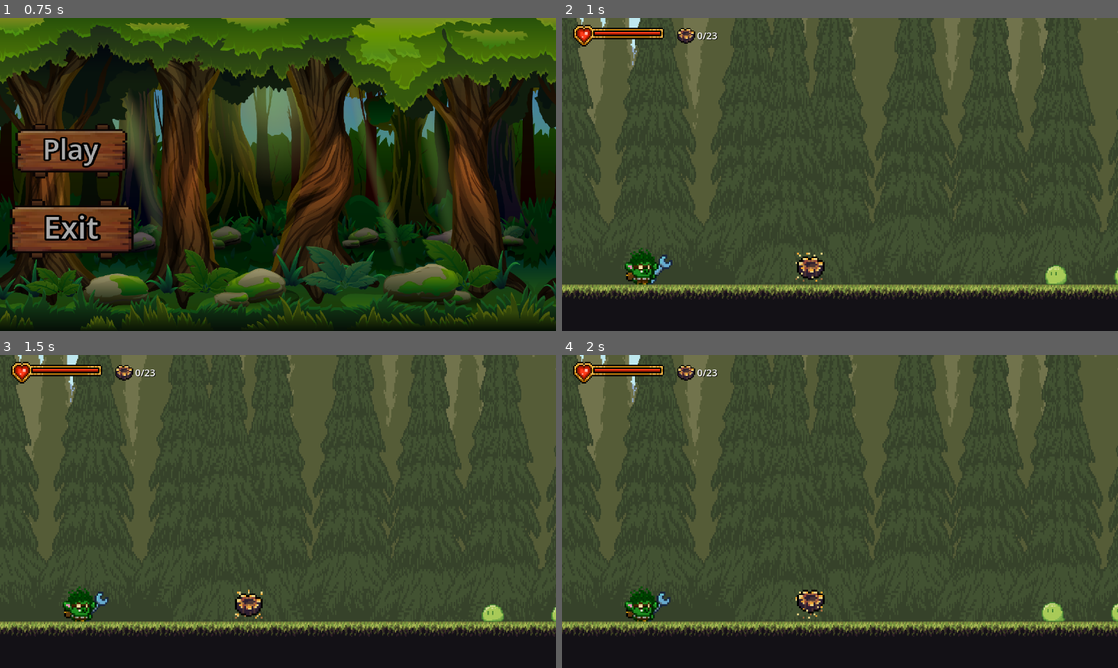
Above: before the commit, frames 1-4 (two rows, left to right).
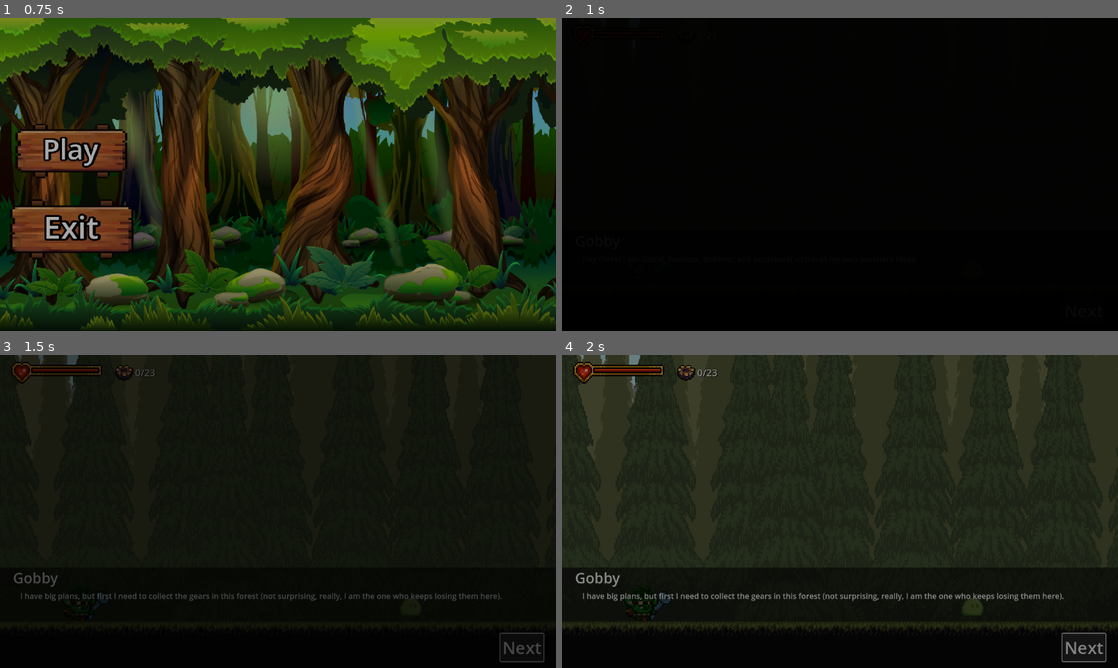
Above: after the commit, the same moments.

Repository: saha-ra-code/Gobbys-Workshop
Game: Godot game, scene res://menu.tscn
Two runs of this game, one before a commit and one after it. Both use one fixed random seed, a clock stepped at 60 frames per second and the inputs below.
Inputs (mouse positions are in pixels of both pictures, inside the frame that each line leads up to):
- Up to frame 1 (0.75 s): click "Play" at 0.5 s
- Up to frame 2 (1 s): no input
- Up to frame 3 (1.5 s): click (522, 646) at 1.25 s, where only the run after the commit has a clickable "Next"
- Up to frame 4 (2 s): no input

Frame 1 is identical in both runs. In frame 2, 89% of the frame differs, in the area x 0-100%, y 0-90%; in frame 3, 88%; in frame 4, 88%.

Commit message:
Almost finished. Added you win sreen. mobs random spawn. gear collect animation.

Diff:
--- a/Mobs/slime.gd
+++ b/Mobs/slime.gd
@@ -15,8 +15,11 @@
 	# Add the gravity.
 	if not is_on_floor():
 		velocity += get_gravity() * delta
-	var player = $"../../Player/Player"
-	var direction = (player.position - self.position).normalized()
+	var player = get_tree().get_first_node_in_group("player")
+	if player == null:
+		return
+
+	var direction = (player.global_position - global_position).normalized()
 	if alive == true:
 		if chase == true:
 			velocity.x = direction.x * speed
--- a/Player/player.gd
+++ b/Player/player.gd
@@ -2,6 +2,7 @@
 
 signal health_changed(current_health, max_health)
 signal gears_changed (current_gears, required_gears)
+signal level_completed
 signal  died
 
 
@@ -88,6 +89,9 @@
 	gears_changed.emit(gears, required_gears)
 	print("Gears: ", gears, "/", required_gears)
 
+	if gears >= required_gears:
+		level_completed.emit()
+
 func die() -> void:
 	is_dead = true
 	velocity = Vector2.ZERO
--- a/gear.gd
+++ b/gear.gd
@@ -1,9 +1,78 @@
 extends Area2D
+
+var collected = false
+@export var lifetime = 3.0
+@export var blink_time = 1.5
+@export var blink_interval = 0.15
 
 
 
+func _ready() -> void:
+	await get_tree().create_timer(lifetime).timeout
+	if collected:
+		return
+
+	var blink_timer = 0.0
+
+	while blink_timer < blink_time:
+		if collected:
+			return
+		visible = false
+		await get_tree().create_timer(blink_interval).timeout
+
+		if collected:
+			return
+
+		visible = true
+		await get_tree().create_timer(blink_interval).timeout
+
+		blink_timer += blink_interval * 2.0
+
+	if not collected:
+		queue_free()
 
 func _on_body_entered(body: Node2D) -> void:
-	if  body.name == "Player":
+	if collected:
+		return
+	if body.has_method("collect_gear"):
+		collected = true
 		body.collect_gear()
+		set_deferred("monitoring", false)
+
+		var start_position = global_position
+
+		var tween = get_tree().create_tween()
+		tween.set_parallel(true)
+
+		tween.tween_method(
+			func(progress):
+				var target_position = _get_counter_position()
+				global_position = start_position.lerp(target_position, progress),
+				0.0,
+				1.0,
+				0.5
+				)
+
+		tween.tween_property(self, "modulate:a", 0, 0.5)
+		tween.tween_property(self, "scale", Vector2 (0.3, 0.3), 0.5)
+
+		await tween.finished
+
+
 		queue_free()
+
+func _get_counter_position() -> Vector2:
+	var icon = get_tree().get_first_node_in_group("gear_counter_icon")
+
+	if icon == null:
+		return global_position
+
+	var screen_position = icon.global_position
+	var camera = get_viewport().get_camera_2d()
+
+	if camera == null:
+		return screen_position
+
+	var viewport_size = get_viewport_rect().size
+	var world_position = camera.get_screen_center_position() + (screen_position - viewport_size / 2.0) / camera.zoom
+	return world_position
--- /dev/null
+++ b/intro_dialog.gd
@@ -0,0 +1,40 @@
+extends Control
+
+@onready var dialog_label = $Panel/DialogLabel
+@onready var continue_button = $Panel/Next
+
+var curent_line = 0
+
+var lines = [
+	"Hey there! I am Gobbi, inventor, tinkerer, and occasional victim of my own excellent ideas.",
+	"I have big plans, but first I need to collect the gears in this forest (not surprising, really, I am the one who keeps losing them here).",
+	"Help me gather 23 gears. They disappear real fast! Turn around for one second and poof, gone! So be quick!",
+	"Oh, and there is one more tini-tiny thing. This forest is full of slimes. They are cute. As long as you do not get too close."
+]
+
+func _ready() -> void:
+	get_tree().paused = true
+	visible = true
+
+	dialog_label.text = lines [curent_line]
+	continue_button.text = "Next"
+
+	continue_button.pressed.connect(_on_continue_pressed)
+
+func _on_continue_pressed() -> void:
+	curent_line +=1
+
+	if curent_line >= lines.size():
+		visible = false
+		get_tree().paused = false
+		return
+
+	dialog_label.text = lines[curent_line]
+
+	if curent_line == lines.size() - 1:
+		continue_button.text = "Start"
+
+
+# Called every frame. 'delta' is the elapsed time since the previous frame.
+#func _process(delta: float) -> void:
+	#pass
--- a/level.tscn
+++ b/level.tscn
@@ -9,11 +9,14 @@
 [ext_resource type="Texture2D" uid="uid://dq5d3v05cv1sf" path="res://GandalfHardcore FREE Platformer Assets/GandalfHardcore Background layers/Normal BG/GandalfHardcore Background layers_layer 1.png" id="7_5pxul"]
 [ext_resource type="Texture2D" uid="uid://decct0yaw1g2l" path="res://GandalfHardcore FREE Platformer Assets/Other Tiles2.png" id="8_fedht"]
 [ext_resource type="PackedScene" uid="uid://wkgrp7a5bfor" path="res://Player/player.tscn" id="9_4c15r"]
+[ext_resource type="Script" uid="uid://c7wqk1wunvt73" path="res://mobs.gd" id="9_42xju"]
+[ext_resource type="Script" uid="uid://6wrvywswm2n1" path="res://loot.gd" id="10_4c15r"]
 [ext_resource type="PackedScene" uid="uid://bxirntm5rx3k6" path="res://Mobs/slime.tscn" id="10_ait7k"]
-[ext_resource type="PackedScene" uid="uid://3id4cl3cknca" path="res://gear.tscn" id="10_v5j5c"]
 [ext_resource type="Texture2D" uid="uid://f1b01cn6ayyh" path="res://Retro Inventory/Original/Health_01.png" id="11_8b0r0"]
 [ext_resource type="Texture2D" uid="uid://qqj4s3yyiqt5" path="res://Retro Inventory/Original/Heart_Red_1.png" id="12_h6smj"]
+[ext_resource type="Script" uid="uid://dobffwylbi7e3" path="res://level_completed.gd" id="13_ait7k"]
 [ext_resource type="Texture2D" uid="uid://cus7vbmejyl26" path="res://Retro Inventory/Original/Health_01_Bar01.png" id="13_v5j5c"]
+[ext_resource type="Script" uid="uid://cq3mygl5xf4ub" path="res://intro_dialog.gd" id="13_v7sqt"]
 [ext_resource type="Script" uid="uid://qrjeb8yiq0sm" path="res://texture_progress_bar.gd" id="14_h6smj"]
 [ext_resource type="Script" uid="uid://n7g0osrhkh04" path="res://game_over.gd" id="16_5pxul"]
 [ext_resource type="Script" uid="uid://lwpmpwfgp85e" path="res://gear_counter.gd" id="17_4c15r"]
@@ -472,36 +475,42 @@
 
 [node name="Player" type="Node2D" parent="."]
 
-[node name="Player" parent="Player" instance=ExtResource("9_4c15r")]
+[node name="Player" parent="Player" groups=["player"] instance=ExtResource("9_4c15r")]
 position = Vector2(70, 468)
 
 [node name="Mobs" type="Node2D" parent="."]
-
-[node name="Slime" parent="Mobs" instance=ExtResource("10_ait7k")]
-position = Vector2(416, 476)
-
-[node name="Slime2" parent="Mobs" instance=ExtResource("10_ait7k")]
-position = Vector2(476, 476)
-
-[node name="Slime3" parent="Mobs" instance=ExtResource("10_ait7k")]
-position = Vector2(693, 476)
-
-[node name="Slime4" parent="Mobs" instance=ExtResource("10_ait7k")]
-position = Vector2(881, 476)
-
-[node name="Slime5" parent="Mobs" instance=ExtResource("10_ait7k")]
-position = Vector2(1007, 476)
+script = ExtResource("9_42xju")
+mob_scene = ExtResource("10_ait7k")
+
+[node name="Marker2D" type="Marker2D" parent="Mobs"]
+position = Vector2(524, 471)
+
+[node name="Marker2D5" type="Marker2D" parent="Mobs"]
+position = Vector2(358, 472)
+
+[node name="Marker2D6" type="Marker2D" parent="Mobs"]
+position = Vector2(658, 474)
+
+[node name="Marker2D2" type="Marker2D" parent="Mobs"]
+position = Vector2(1065, 473)
+
+[node name="Marker2D3" type="Marker2D" parent="Mobs"]
+position = Vector2(910, 475)
+
+[node name="Marker2D4" type="Marker2D" parent="Mobs"]
+position = Vector2(787, 469)
 
 [node name="Loot" type="Node" parent="."]
-
-[node name="gear" parent="Loot" instance=ExtResource("10_v5j5c")]
-position = Vector2(215, 465)
-
-[node name="TileMap" type="TileMap" parent="."]
+script = ExtResource("10_4c15r")
+
+[node name="GearSpawnTimer" type="Timer" parent="Loot"]
+wait_time = 5.0
+autostart = true
+
+[node name="TileMapLayer" type="TileMapLayer" parent="."]
 tile_set = SubResource("TileSet_fedht")
-format = 2
-
-[node name="Layer1" type="TileMapLayer" parent="TileMap"]
+
+[node name="Layer1" type="TileMapLayer" parent="TileMapLayer"]
 use_parent_material = true
 tile_map_data = PackedByteArray("AAAAAB4AAAADAAQAAAABAB4AAAAEAAQAAAACAB4AAAADAAQAAAADAB4AAAAEAAQAAAAEAB4AAAADAAQAAAAFAB …(12592 unchanged characters)…
 tile_set = SubResource("TileSet_fedht")
@@ -513,13 +522,71 @@
 shape = SubResource("RectangleShape2D_usj0q")
 
 [node name="Rw" type="StaticBody2D" parent="."]
+position = Vector2(2, 0)
 
 [node name="CollisionShape2D" type="CollisionShape2D" parent="Rw"]
 position = Vector2(1157, 332)
 shape = SubResource("RectangleShape2D_usj0q")
 
+[node name="Intro" type="CanvasLayer" parent="."]
+
+[node name="IntroDialog" type="Control" parent="Intro"]
+process_mode = 2
+layout_mode = 3
+anchors_preset = 12
+anchor_top = 1.0
+anchor_right = 1.0
+anchor_bottom = 1.0
+offset_top = -208.0
+grow_horizontal = 2
+grow_vertical = 0
+size_flags_vertical = 8
+script = ExtResource("13_v7sqt")
+
+[node name="ColorRect" type="ColorRect" parent="Intro/IntroDialog"]
+layout_mode = 1
+anchors_preset = 15
+anchor_right = 1.0
+anchor_bottom = 1.0
+grow_horizontal = 2
+grow_vertical = 2
+color = Color(0, 0, 0, 0.533333)
+
+[node name="Panel" type="Panel" parent="Intro/IntroDialog"]
+layout_mode = 0
+offset_right = 40.0
+offset_bottom = 40.0
+
+[node name="Name" type="Label" parent="Intro/IntroDialog/Panel"]
+layout_mode = 0
+offset_left = 27.0
+offset_right = 121.0
+offset_bottom = 42.0
+theme_override_font_sizes/font_size = 30
+text = "Gobby"
+
+[node name="DialogLabel" type="Label" parent="Intro/IntroDialog/Panel"]
+layout_mode = 0
+offset_left = 42.0
+offset_top = 47.0
+offset_right = 1041.0
+offset_bottom = 174.0
+text = "Hey there! I am Gobbi, inventor, tinkerer, and occasional victim of my own excellent ideas.
+	I have big plans, but first I need to collect the gears in this forest (not surprising, really, I am the one who keeps losing them here).
+Help me gather 23 gears. They disappear real fast! Turn around for one second and poof, gone! So be quick!
+Oh, and there is one more tini-tiny thing. This forest is full of slimes. They are cute. As long as you do not get too close.
+"
+
+[node name="Next" type="Button" parent="Intro/IntroDialog/Panel"]
+layout_mode = 0
+offset_left = 1037.0
+offset_top = 137.0
+offset_right = 1126.0
+offset_bottom = 194.0
+theme_override_font_sizes/font_size = 35
+text = "Next"
+
 [node name="GOSCREEN" type="CanvasLayer" parent="."]
-visible = false
 
 [node name="Game over" type="Control" parent="GOSCREEN"]
 process_mode = 2
@@ -572,9 +639,59 @@
 theme_override_font_sizes/font_size = 30
 text = "Quit"
 
+[node name="LevelCompleted" type="Control" parent="GOSCREEN"]
+process_mode = 2
+layout_mode = 3
+anchors_preset = 15
+anchor_right = 1.0
+anchor_bottom = 1.0
+grow_horizontal = 2
+grow_vertical = 2
+script = ExtResource("13_ait7k")
+
+[node name="ColorRect" type="ColorRect" parent="GOSCREEN/LevelCompleted"]
+layout_mode = 1
+anchors_preset = 15
+anchor_right = 1.0
+anchor_bottom = 1.0
+grow_horizontal = 2
+grow_vertical = 2
+color = Color(0, 0, 0.6, 0.517647)
+
+[node name="Label" type="Label" parent="GOSCREEN/LevelCompleted"]
+layout_mode = 0
+offset_left = 458.0
+offset_top = 185.0
+offset_right = 679.0
+offset_bottom = 254.0
+theme_override_font_sizes/font_size = 50
+text = "You WIN!"
+
+[node name="VBoxContainer" type="VBoxContainer" parent="GOSCREEN/LevelCompleted"]
+layout_mode = 0
+offset_left = 508.0
+offset_top = 265.0
+offset_right = 621.0
+offset_bottom = 423.0
+
+[node name="Restart" type="Button" parent="GOSCREEN/LevelCompleted/VBoxContainer"]
+layout_mode = 2
+theme_override_font_sizes/font_size = 30
+text = "Restart"
+
+[node name="Menu" type="Button" parent="GOSCREEN/LevelCompleted/VBoxContainer"]
+layout_mode = 2
+theme_override_font_sizes/font_size = 30
+text = "Menu"
+
+[node name="Quit" type="Button" parent="GOSCREEN/LevelCompleted/VBoxContainer"]
+layout_mode = 2
+theme_override_font_sizes/font_size = 30
+text = "Quit"
+
 [node name="HP" type="CanvasLayer" parent="."]
 
-[node name="TextureProgressBar" type="TextureProgressBar" parent="HP" node_paths=PackedStringArray("player")]
+[node name="Gear" type="TextureProgressBar" parent="HP" node_paths=PackedStringArray("player")]
 offset_left = 20.0
 offset_top = 14.0
 offset_right = 84.0
@@ -594,7 +711,7 @@
 offset_bottom = 56.0
 script = ExtResource("17_4c15r")
 
-[node name="Gear" type="TextureRect" parent="HP/GearCounter"]
+[node name="TextureRect" type="TextureRect" parent="HP/GearCounter" groups=["gear_counter_icon"]]
 layout_mode = 2
 texture = ExtResource("17_fedht")
 expand_mode = 3
@@ -608,9 +725,10 @@
 text = "0/23"
 
 [node name="FadeOut" type="CanvasLayer" parent="."]
-visible = false
+process_mode = 3
 
 [node name="ColorRect" type="ColorRect" parent="FadeOut"]
+process_mode = 3
 anchors_preset = 15
 anchor_right = 1.0
 anchor_bottom = 1.0
@@ -623,3 +741,5 @@
 libraries = {
 &"": SubResource("AnimationLibrary_0b4ue")
 }
+
+[connection signal="timeout" from="Loot/GearSpawnTimer" to="Loot" method="_on_timer_timeout"]
--- /dev/null
+++ b/level_completed.gd
@@ -0,0 +1,32 @@
+extends Control
+
+
+@onready var player = $"../../Player/Player"
+@onready var restart = $VBoxContainer/Restart
+@onready var menu = $VBoxContainer/Menu
+@onready var quit = $VBoxContainer/Quit
+
+
+func _ready() -> void:
+	visible = false
+
+	player.level_completed.connect(_on_level_completed)
+
+	restart.pressed.connect(_on_restart_pressed)
+	menu.pressed.connect(_on_menu_pressed)
+	quit.pressed.connect(_on_quit_pressed)
+
+func _on_level_completed() -> void:
+	visible = true
+	get_tree().paused = true
+
+func _on_restart_pressed() ->void:
+	get_tree().paused = false
+	get_tree().reload_current_scene()
+
+func _on_menu_pressed() -> void:
+	get_tree().paused = false
+	get_tree().change_scene_to_file("res://menu.tscn")
+
+func _on_quit_pressed() -> void:
+	get_tree().quit()
--- /dev/null
+++ b/loot.gd
@@ -0,0 +1,9 @@
+extends Node
+
+var gear = preload("res://gear.tscn")
+
+
+func _on_timer_timeout() -> void:
+	var geartemp = gear.instantiate()
+	geartemp.position = Vector2(randf_range(15,1125),465)
+	add_child(geartemp)
--- /dev/null
+++ b/mobs.gd
@@ -0,0 +1,58 @@
+extends Node2D
+
+@export var mob_scene: PackedScene
+@export var respawn_delay = 2.0
+@export var max_mobs = 6
+
+var alive_mobs = 0
+
+
+func _ready() -> void:
+	await get_tree().process_frame
+
+	var spawn_points = get_children()
+	spawn_points.shuffle()
+
+	var amount = min(max_mobs, spawn_points.size())
+
+	for i in amount:
+		spawn_mob_at(spawn_points[i])
+
+
+func spawn_mob_at(spawn_point: Node2D) -> void:
+	if mob_scene == null:
+		return
+
+	var mob = mob_scene.instantiate()
+
+	get_parent().add_child(mob)
+	mob.global_position = spawn_point.global_position
+
+	alive_mobs += 1
+	mob.tree_exited.connect(_on_mob_removed)
+
+
+func spawn_mob() -> void:
+	var spawn_points = get_children()
+
+	if spawn_points.is_empty():
+		return
+
+	var spawn_point = spawn_points.pick_random()
+	spawn_mob_at(spawn_point)
+
+
+func _on_mob_removed() -> void:
+	alive_mobs -= 1
+	alive_mobs = max(alive_mobs, 0)
+
+	if not is_inside_tree():
+		return
+
+	await get_tree().create_timer(respawn_delay).timeout
+
+	if not is_inside_tree():
+		return
+
+	if alive_mobs < max_mobs:
+		spawn_mob()
Not shown, added: intro_dialog.gd.uid
Not shown: 1 places in level.tscn that only renumber resources
Not shown, added: level_completed.gd.uid
Not shown, added: loot.gd.uid
Not shown, added: mobs.gd.uid
